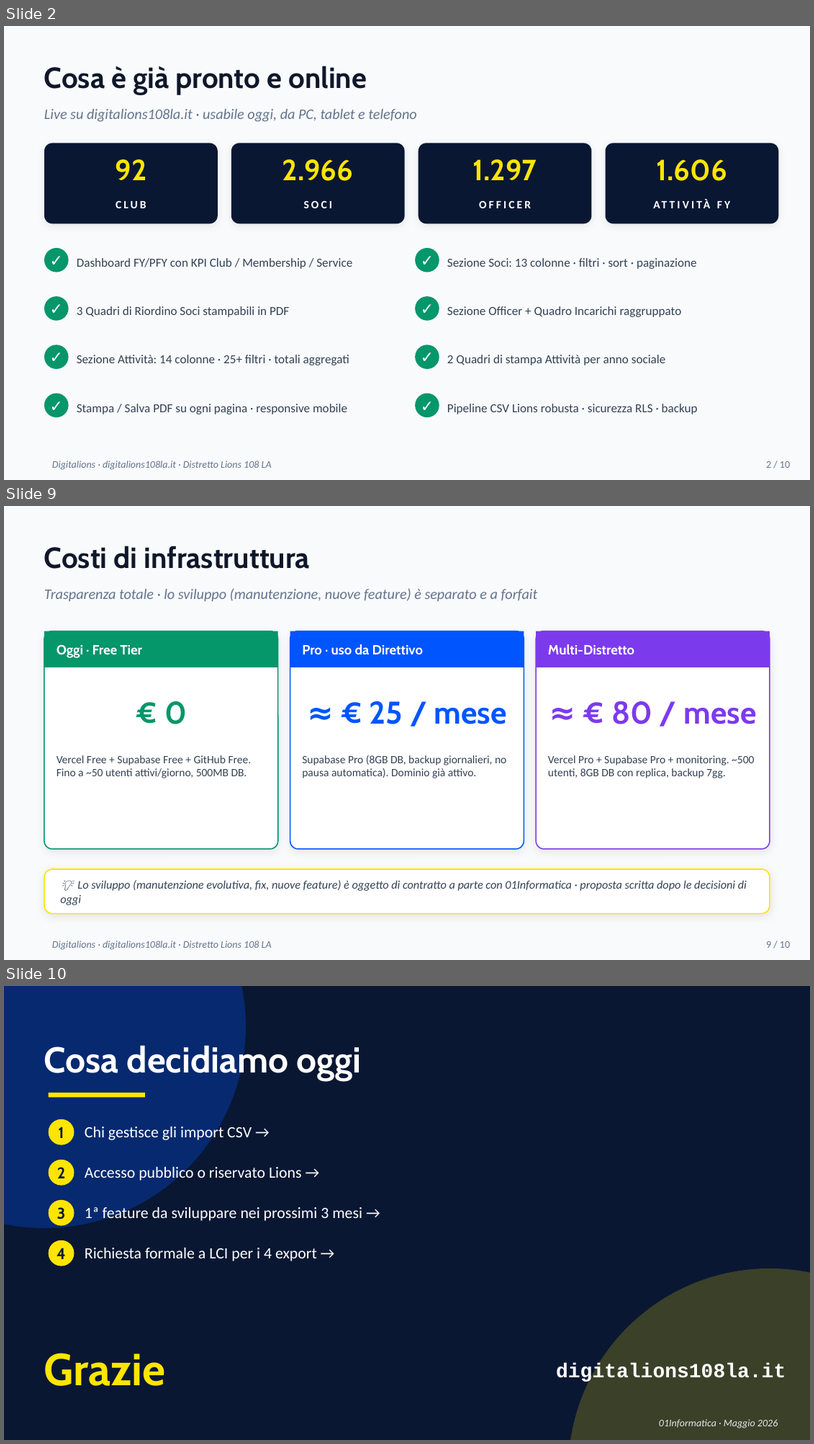
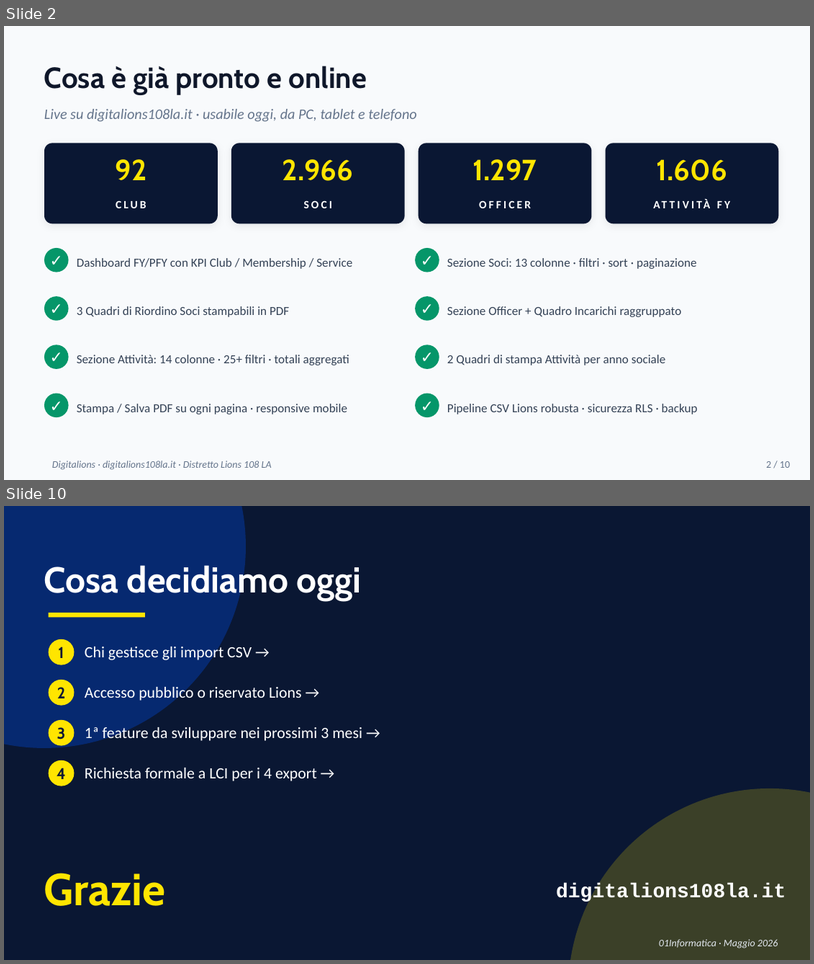
Before and after one commit to fcoppini01/ServiceScore, a slide deck: presentazione/Digitalions-Direttivo-108LA.pptx. Shown one above the other, each under a label of ours: slides 2, 9 and 10 before the commit, slides 2 and 10 after it; the slides between them are not shown. The pictures are 814x1444 and 814x964 pixels, drawn with LibreOffice and Linux fonts; fonts in the diff are those of the drawing. Boxes give left, top, right and bottom in pixels: in the first picture for what was removed or moved away, otherwise in the second. Text is boxed around its words. In the diff, an @@ line names an element or a change of style, - is before the commit and + after.

```diff
--- a/presentazione/Digitalions-Direttivo-108LA.pptx
+++ b/presentazione/Digitalions-Direttivo-108LA.pptx
@@ slide 9 removed at (4,506,810,960), background #F8FAFC @@
@@ text removed at (44,546,310,569) @@
-Costi di infrastruttura
@@ text removed at (44,588,538,601) @@
-Trasparenza totale · lo sviluppo (manutenzione, nuove feature) è separato e a forfait
@@ rounded rectangle removed at (44,631,278,849) @@
@@ rectangle removed at (44,631,278,667) @@
@@ rounded rectangle removed at (291,631,524,849) @@
@@ rectangle removed at (291,631,524,667) @@
@@ rounded rectangle removed at (536,631,770,849) @@
@@ rectangle removed at (536,631,770,667) @@
@@ text removed at (57,644,142,658) @@
-Oggi · Free Tier
@@ text removed at (302,644,423,655) @@
-Pro · uso da Direttivo
@@ text removed at (548,644,635,654) @@
-Multi-Distretto
@@ text removed at (165,701,187,724) @@
-€ 0
@@ text removed at (370,701,507,724) @@
-≈ € 25 / mese
@@ text removed at (612,701,757,724) @@
-≈ € 80 / mese
@@ text removed at (57,755,252,778) @@
-Vercel Free + Supabase Free + GitHub Free. Fino a ~50 utenti attivi/giorno, 500MB DB.
@@ text removed at (302,755,507,778) @@
-Supabase Pro (8GB DB, backup giornalieri, no pausa automatica). Dominio già attivo.
@@ text removed at (548,755,754,778) @@
-Vercel Pro + Supabase Pro + monitoring. ~500 utenti, 8GB DB con replica, backup 7gg.
@@ rounded rectangle removed at (44,869,770,914) @@
@@ text removed at (60,880,747,905) @@
-💡 Lo sviluppo (manutenzione evolutiva, fix, nuove feature) è oggetto di contratto a parte con 01Informatica · proposta scritta dopo le decisioni di oggi
@@ text removed at (52,940,272,950) @@
-Digitalions · digitalions108la.it · Distretto Lions 108 LA
@@ text removed at (766,941,790,947) @@
-9 / 10
```
Also in this commit, not shown: 6 slides changed, 1 slide added, 6 other files.
